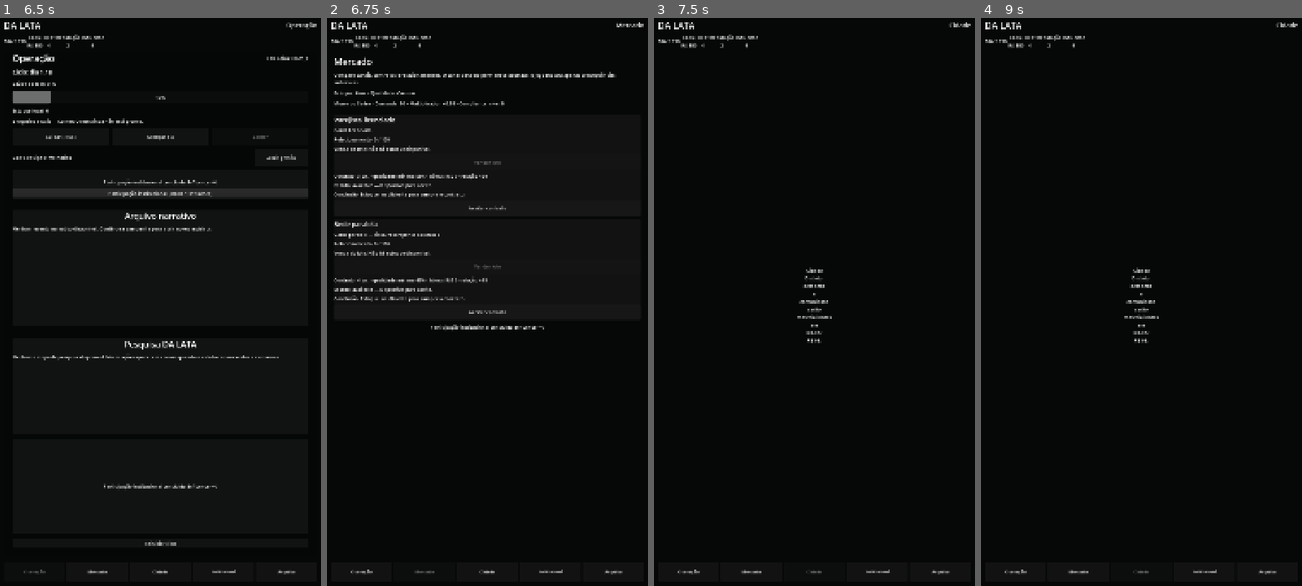
Above: before the commit, frames 1-4 (left to right).
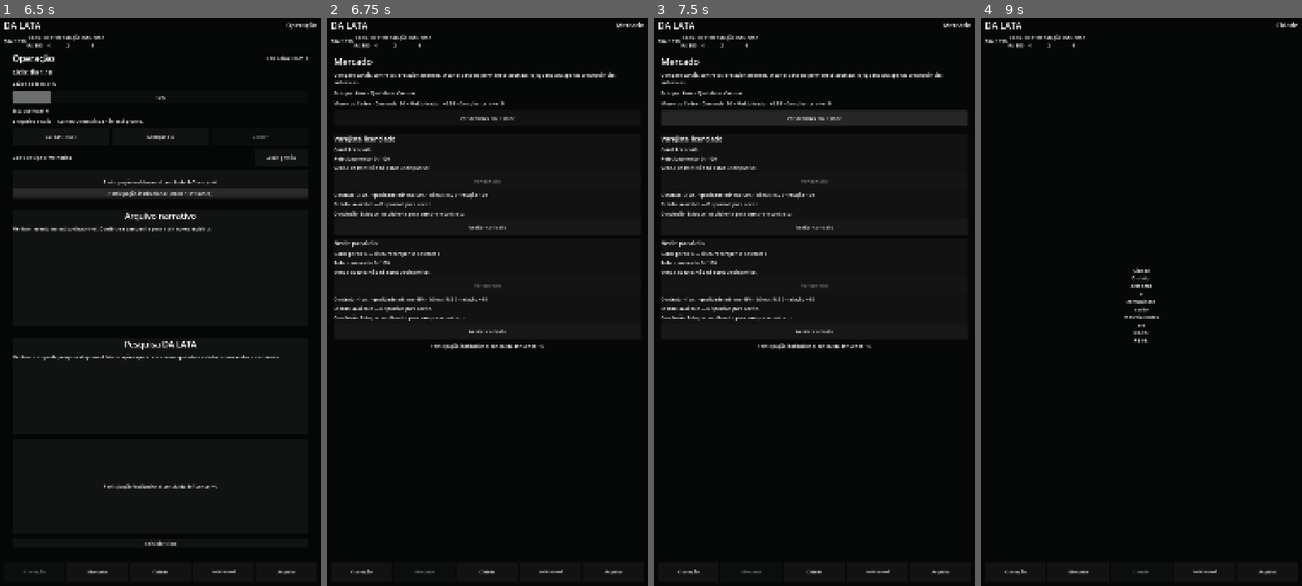
Above: after the commit, the same moments.

Repository: az1nn/growing-rio
Game: Godot game, scene res://scenes/shell/game_shell.tscn
Two runs of this game, one before a commit and one after it. Both use one fixed random seed, a clock stepped at 60 frames per second and the inputs below.
Inputs:
- Up to frame 1 (6.5 s): click "Reiniciar ciclo" at 0.5 s; click "Reiniciar ciclo" at 1.25 s; click "Reiniciar ciclo" at 2 s; click "Cuidar (-R$5)" at 2.75 s; click "Avançar dia" at 3.5 s; click "Abrir gestão" at 4.25 s; click "Fechar gestão" at 5 s; click "Participação institucional (-…" at 5.75 s
- Up to frame 2 (6.75 s): click "Mercado" at 6.5 s
- Up to frame 3 (7.5 s): click "Cidade" (after the commit: "Ver detalhes em Cidade") at 7.25 s
- Up to frame 4 (9 s): click "Operação" at 8 s; click "Cidade" at 8.75 s

Frame 1 is identical in both runs. In frame 2, 4.2% of the frame differs, in the area x 2-68%, y 17-59%; in frame 3, 6.5%, in the area x 2-99%, y 0-98%; in frame 4, nothing differs.

Commit message:
feat(rb-07): add City handoff from Market

Diff:
--- a/scenes/market/market_surface.tscn
+++ b/scenes/market/market_surface.tscn
@@ -54,6 +54,12 @@
 text = "Demanda distrital: 0 • Multiplicador: x1.00 • Compliance: nível 0"
 autowrap_mode = 2
 
+[node name="CityDetailButton" type="Button" parent="Scroll/Margin/VBox"]
+unique_name_in_owner = true
+custom_minimum_size = Vector2(0, 52)
+layout_mode = 2
+text = "Ver detalhes em Cidade"
+
 [node name="Separator" type="HSeparator" parent="Scroll/Margin/VBox"]
 layout_mode = 2
 
@@ -69,3 +75,5 @@
 text = "Selecione uma ação de mercado."
 autowrap_mode = 2
 horizontal_alignment = 1
+
+[connection signal="pressed" from="Scroll/Margin/VBox/CityDetailButton" to="." method="_on_city_pressed"]
